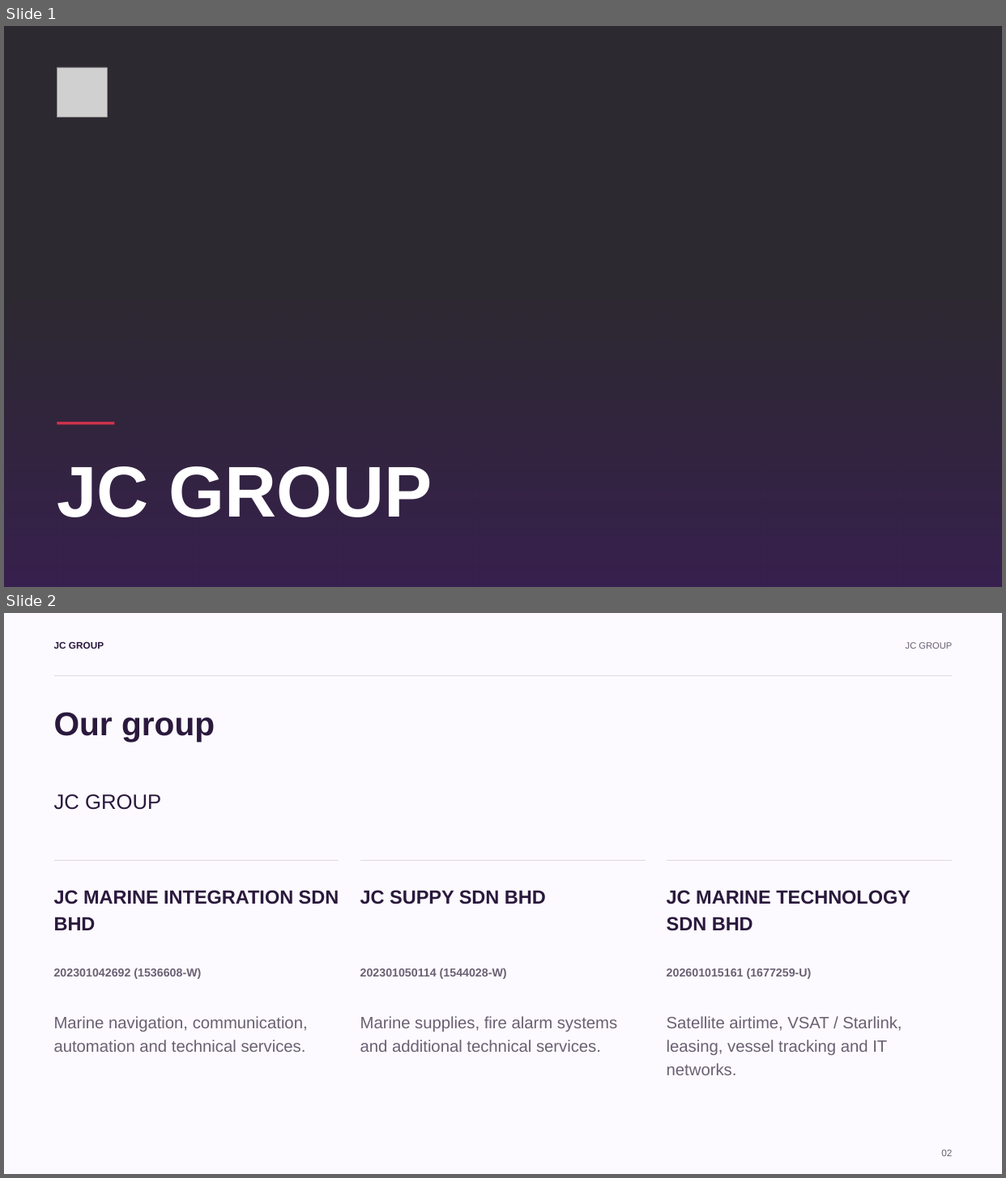
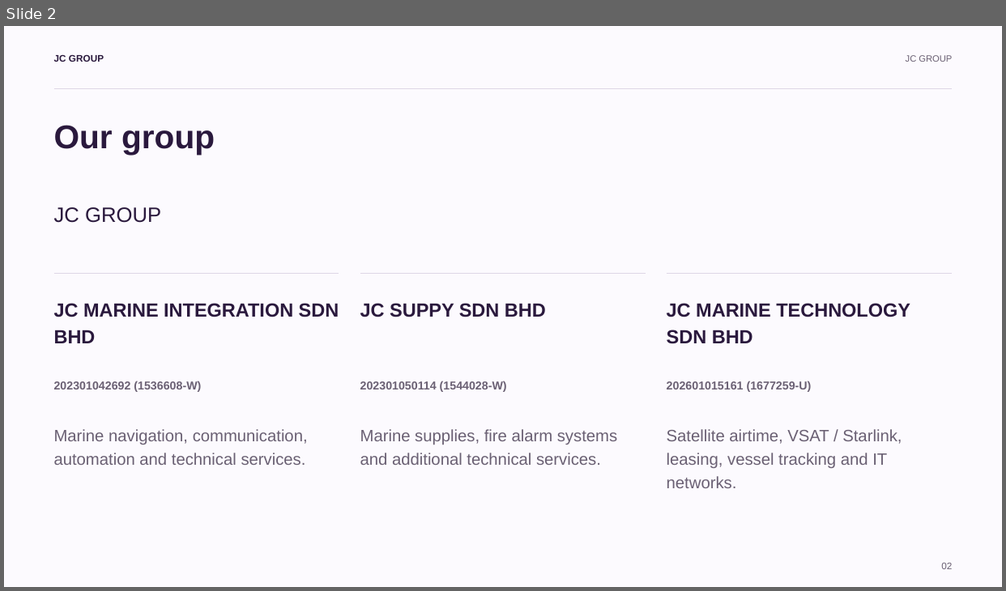
Before and after one commit to huijing05/ppt, a slide deck: full-content-update/05_Signature_Full_Content.pptx. Shown one above the other, each under a label of ours: slides 1 and 2 before the commit, slide 2 after it. The pictures are 1006x1178 and 1006x591 pixels, drawn with LibreOffice and Linux fonts; fonts in the diff are those of the drawing; grey boxes stand for pictures; background and template pictures are left out; a plain dark background stands for a picture behind light text. Boxes give left, top, right and bottom in pixels: in the first picture for what was removed or moved away, otherwise in the second. Text is boxed around its words. In the diff, an @@ line names an element or a change of style, - is before the commit and + after.

```diff
--- a/full-content-update/05_Signature_Full_Content.pptx
+++ b/full-content-update/05_Signature_Full_Content.pptx
@@ slide 1 removed at bbox=[4, 26, 1002, 587], background picture (left out) @@
@@ rectangle removed at bbox=[4, 26, 1002, 587] @@
@@ picture removed at bbox=[57, 67, 107, 117] @@
@@ rectangle removed at bbox=[4, 301, 1002, 587] @@
@@ rectangle removed at bbox=[57, 422, 114, 425] @@
@@ text removed at bbox=[57, 467, 432, 518] @@
-JC GROUP
```
Also in this commit, not shown: 1 slide added, 9 other files.
